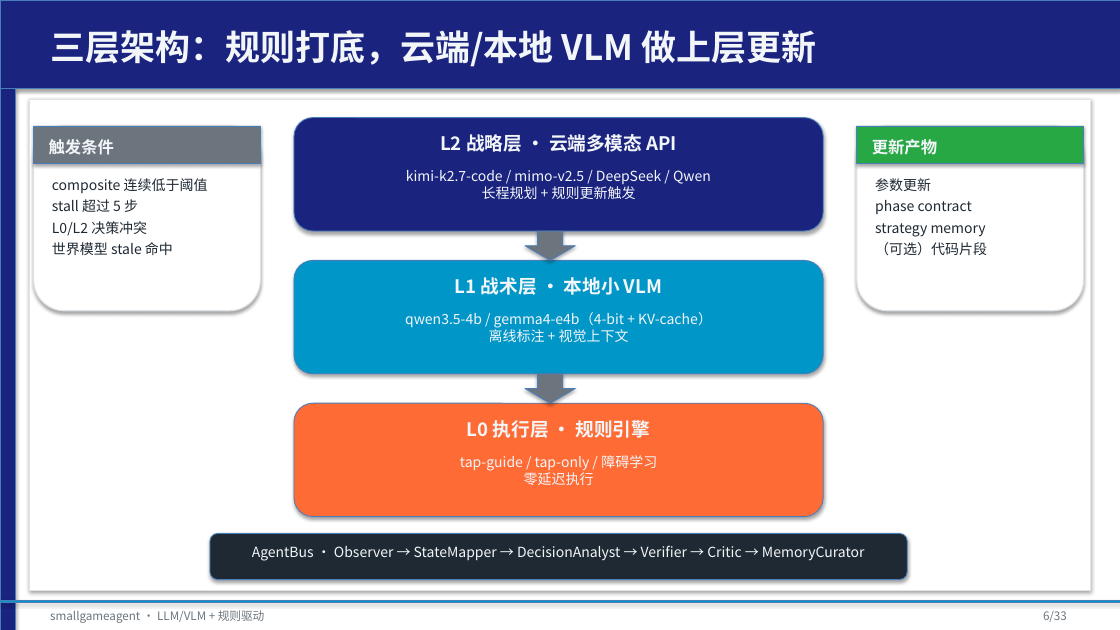
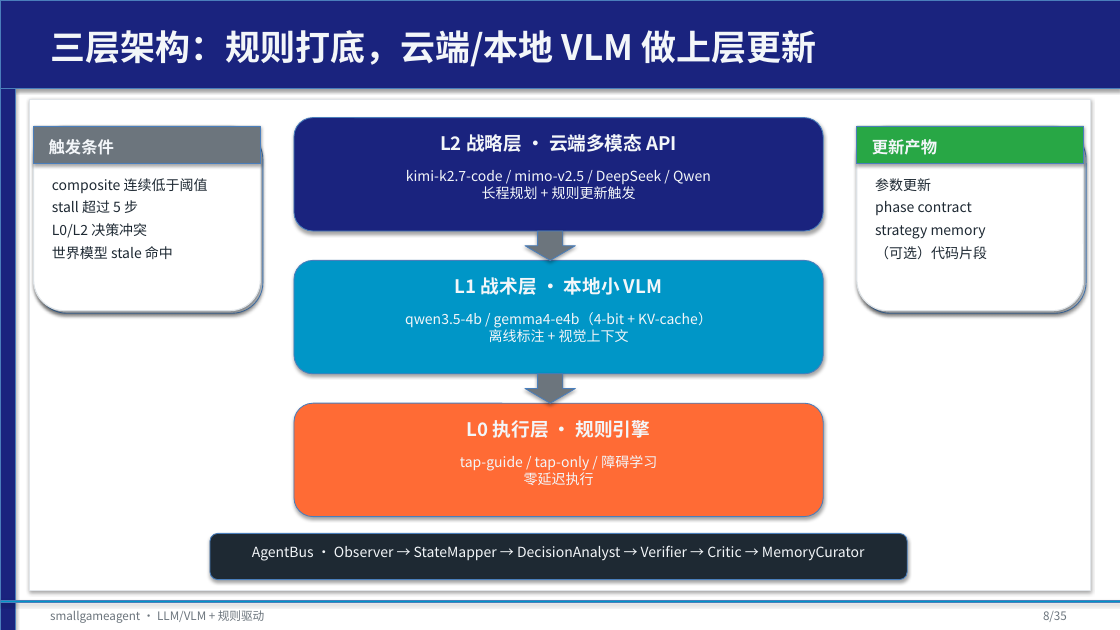
Before and after one commit to tzhazuma/smallgameagent, a slide deck: slide 8 of reports/smallgameagent_report.pptx (slide 6 before the commit). Drawn at 1120x630 pixels with LibreOffice and Linux fonts; fonts in the diff are those of the drawing. Boxes give left, top, right and bottom in pixels: in the first picture for what was removed or moved away, otherwise in the second. Text is boxed around its words. In the diff, an @@ line names an element or a change of style, - is before the commit and + after.

Commit message:
feat: multi-provider rule-update threshold sweep, PPT beautification, opencodego smoke fix
- Fix opencodego provider: text+vision now available (deepseek-v4-flash / mimo-v2.5)
- Add §34: multi-provider rule-update threshold sweep on SSD_00461P01
  - rule baseline 0.143; qwen 0.090 (slow, hurt perf); kimi 0.116 (quota fallback)
  - xiaomi 0.012 (unparseable L2); opencodego crashed (Playwright EPIPE)
- Beautify PPT: gradient title, metric cards, humanized intro slide, card shadows
- Regenerate PDF/PPTX with updated content
- Update cloud_provider_smoke_results.json with working opencodego

```diff
--- a/reports/smallgameagent_report.pptx
+++ b/reports/smallgameagent_report.pptx
@@ rounded rectangle added at bbox=[36, 129, 263, 313], fill #D0D5DA, outline #4B7EBC 0.75 pt @@
@@ rounded rectangle added at bbox=[860, 129, 1086, 313], fill #D0D5DA, outline #4B7EBC 0.75 pt @@
@@ text "composite 连续低于阈值" at bbox=[52, 178, 208, 259]: more space between paragraphs @@
@@ text "参数更新" at bbox=[875, 178, 987, 259]: more space between paragraphs @@
@@ text at bbox=[1043, 611, 1067, 622]: text changed @@
-6/33
+8/35
```
Also in this commit, not shown: 32 other slides changed, 2 slides added, 13 other files.
